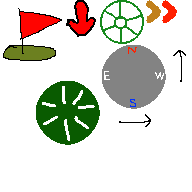
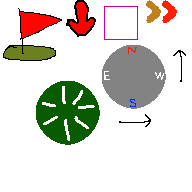
The second 192 x 192 image is a revision of the first. Changes to its layers:
added layer "Paint Layer 1" (1st of 2) above "Paint Layer 1" over (x1=100, y1=0, x2=144, y2=44)
painted on "Paint Layer 1" (2nd of 2) over (x1=100, y1=0, x2=144, y2=44)
